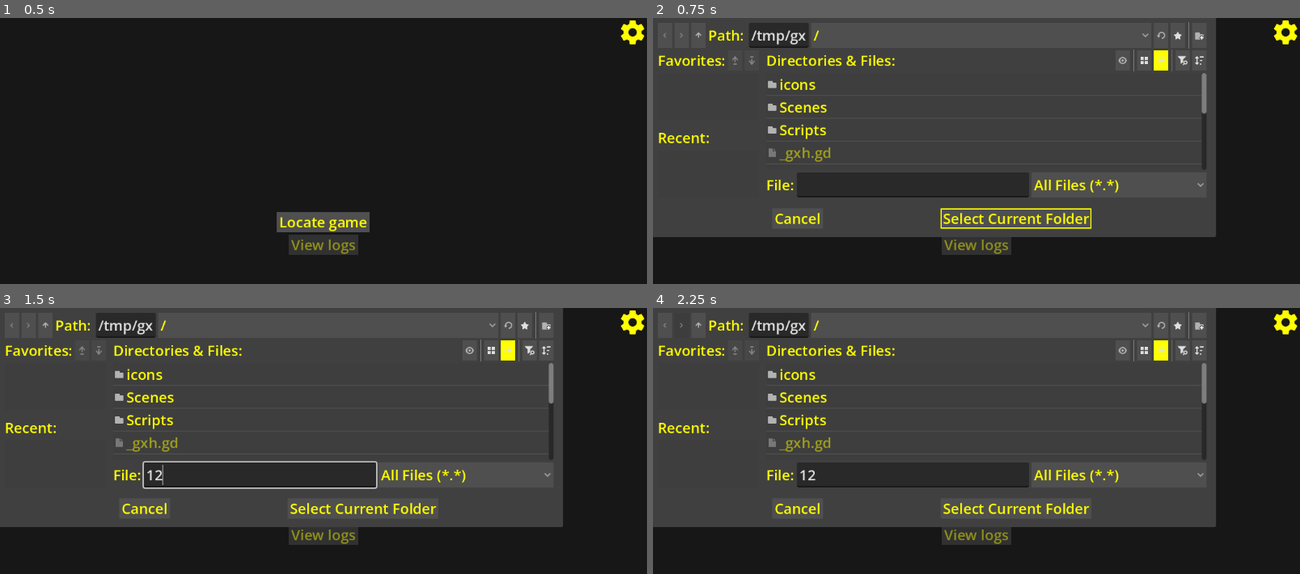
Above: before the commit, frames 1-4 (two rows, left to right).
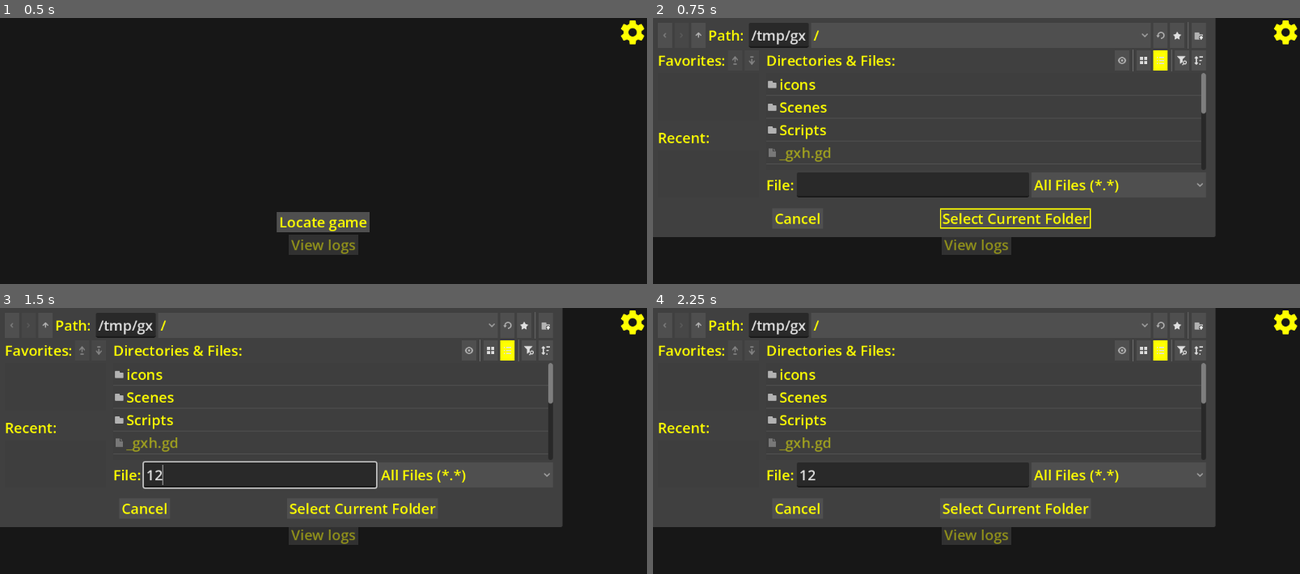
Above: after the commit, the same moments.

Repository: l1chorpe/cyberpunk-log-viewer-pe
Game: Godot game, scene res://Scenes/main_window.tscn
The game is run twice, just before and just after one commit, with the same random seed, the same clock (stepped at 60 frames per second) and the same inputs.
Inputs (mouse positions are in pixels of both pictures, inside the frame that each line leads up to):
- Up to frame 1 (0.5 s): no input
- Up to frame 2 (0.75 s): click "Locate game" at 0.5 s
- Up to frame 3 (1.5 s): click (258, 475) at 1.27 s; type "12" at 1.35 s
- Up to frame 4 (2.25 s): click (678, 326) at 2.02 s

Frame 1 is identical in both runs. In frame 2, 0.6% of the frame differs, in the area x 4-86%, y 1-80%; in frame 3, 0.6%; in frame 4, 0.6%.

Commit message:
fix: fixed saved game path not being applied as default folder for LocateDialog, leading to a bug where pressing cancel and viewing logs would silently replace the game path

Diff:
--- a/Scripts/selection_window.gd
+++ b/Scripts/selection_window.gd
@@ -11,7 +11,7 @@
 
     # Load settings
     _folder_selected(Settings.game_folder)
-    $LocateDialog.current_path = Settings.game_folder
+    $LocateDialog.current_dir = Settings.game_folder
 
 ## Shows the dialog to locate the game folder.
 func _locate_button_pressed() -> void:
